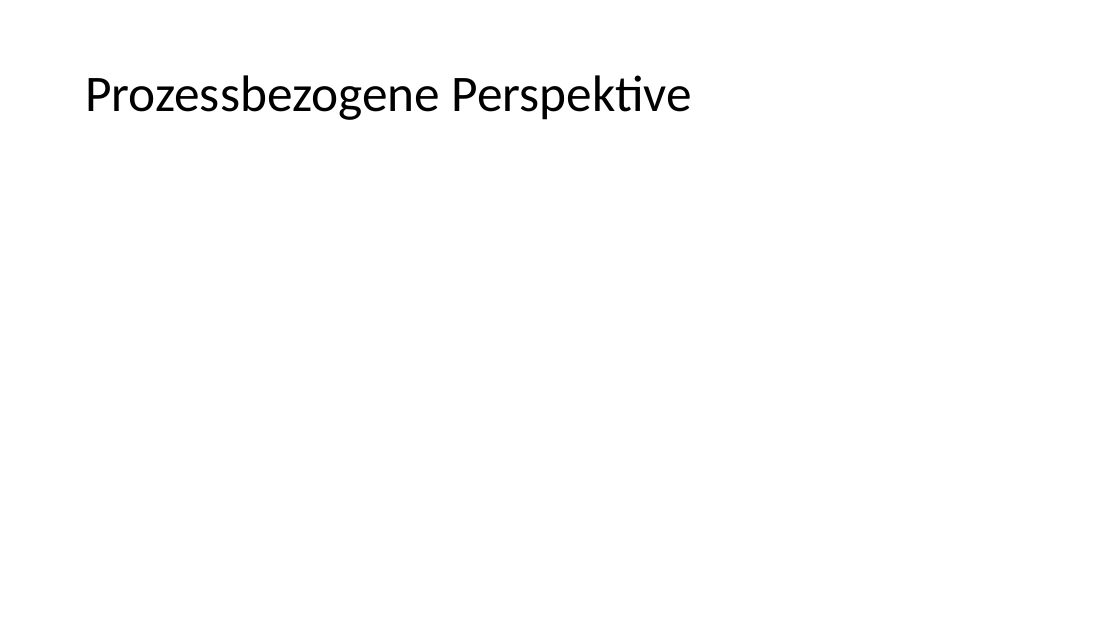
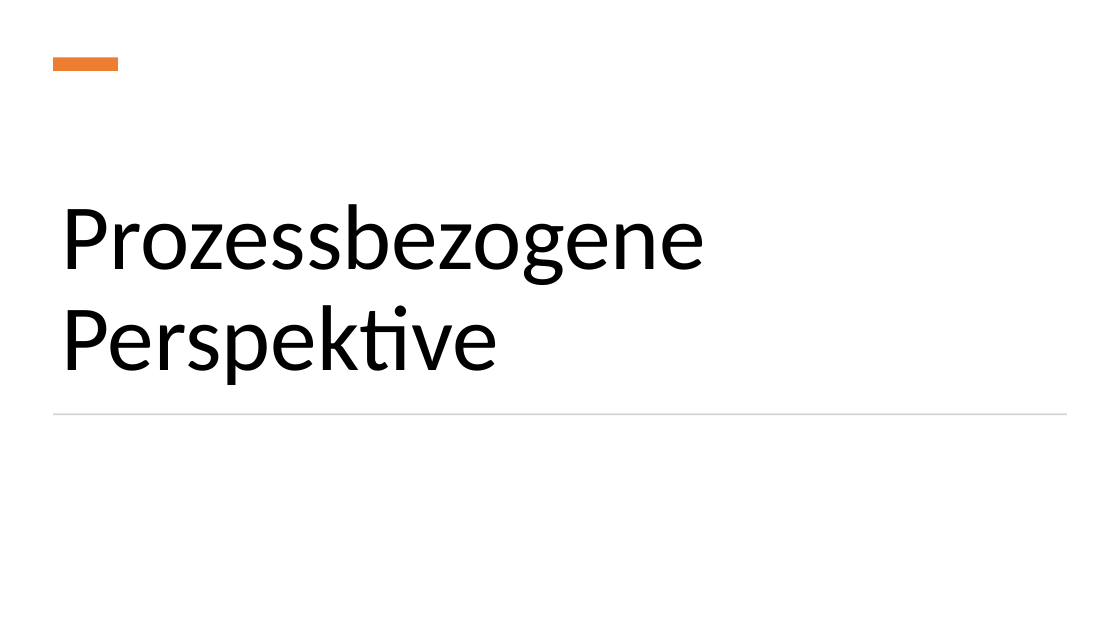
Before and after one commit to Carmen-MI/Erdrevolution_Carmen, a slide deck: slide 6 of Präsentation.pptx. Drawn at 1120x630 pixels with LibreOffice and Linux fonts; fonts in the diff are those of the drawing. Boxes give left, top, right and bottom in pixels: in the first picture for what was removed or moved away, otherwise in the second. Text is boxed around its words. In the diff, an @@ line names an element or a change of style, - is before the commit and + after.

```diff
--- a/Präsentation.pptx
+++ b/Präsentation.pptx
@@ rectangle added at <box>53,58,118,71</box>, fill #ED7D31 @@
@@ title "Prozessbezogene Perspektive": place and size @@
-title "Prozessbezogene Perspektive" at <box>85,75,693,120</box>
+title "Prozessbezogene Perspektive" at <box>62,204,707,385</box>
@@ title "Prozessbezogene Perspektive" at <box>62,204,707,385</box>: size 44 to 80 pt; vertical alignment middle to bottom @@
@@ rectangle added at <box>53,413,1067,415</box>, fill #D5D5D5 @@
```
Also in this commit, not shown: 9 other slides changed, 1 slide added, 1 other file.
